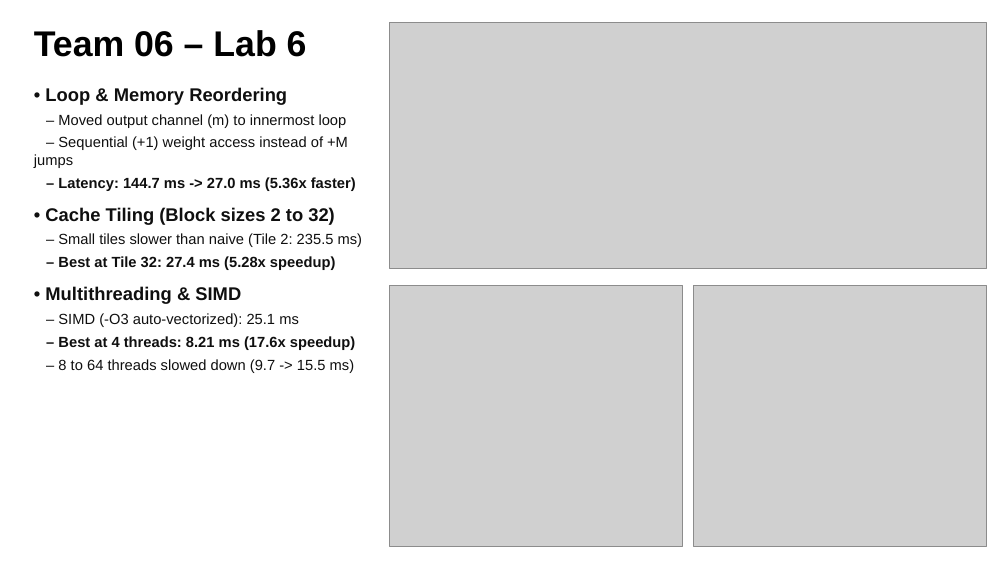
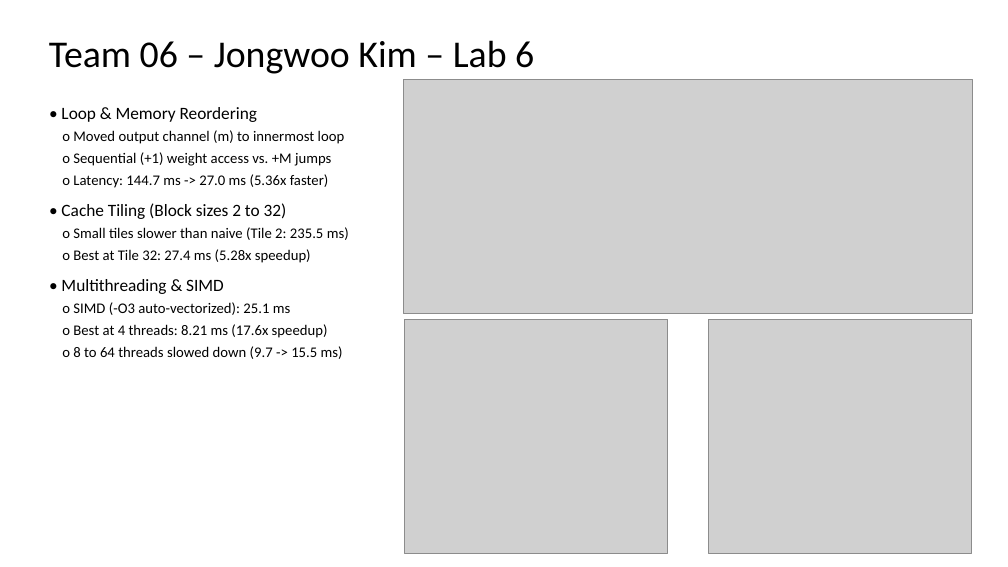
Before and after one commit to devjwk/cpre487lab1-7, a slide deck: slide 1 of Team06_Lab6_7_Demo.pptx. Drawn at 1008x567 pixels with LibreOffice and Linux fonts; fonts in the diff are those of the drawing; grey boxes stand for pictures. Boxes give left, top, right and bottom in pixels: in the first picture for what was removed or moved away, otherwise in the second. Text is boxed around its words. In the diff, an @@ line names an element or a change of style, - is before the commit and + after.

Commit message:
Match class slide deck format (Calibri Light non-bold titles & standard bullet hierarchy)

```diff
--- a/Team06_Lab6_7_Demo.pptx
+++ b/Team06_Lab6_7_Demo.pptx
@@ text at (49,40,534,74): text changed; size 34 to 36 pt; font Arial to Calibri; bold off @@
-Team 06 – Lab 6
+Team 06 – Jongwoo Kim – Lab 6
@@ picture: place and size @@
-picture at (389,23,987,268)
+picture at (403,79,972,314)
@@ text "• Loop & Memory Reordering": place and size @@
-text "• Loop & Memory Reordering" at (34,87,363,373)
+text "• Loop & Memory Reordering" at (61,107,349,359)
@@ text at (61,107,287,294): size 17.5 to 16.5 pt, font Arial to Calibri, text colour #0F0F0F to #000000, bold off in "• Loop & Memory Reordering", "• Cache Tiling (Block sizes 2 to ...", "• Multithreading & SIMD"; less space between paragraphs @@
@@ text at (62,130,345,188): text changed; font Arial to Calibri; text colour #0F0F0F to #000000 @@
-– Moved output channel (m) to innermost loop
-– Sequential (+1) weight access instead of +M jumps
-– Latency: 144.7 ms -> 27.0 ms (5.36x faster)
+o Moved output channel (m) to innermost loop
+o Sequential (+1) weight access vs. +M jumps
+o Latency: 144.7 ms -> 27.0 ms (5.36x faster)
@@ text at (62,227,349,263): text changed; font Arial to Calibri; text colour #0F0F0F to #000000 @@
-– Small tiles slower than naive (Tile 2: 235.5 ms)
-– Best at Tile 32: 27.4 ms (5.28x speedup)
+o Small tiles slower than naive (Tile 2: 235.5 ms)
+o Best at Tile 32: 27.4 ms (5.28x speedup)
@@ text at (62,302,343,359): text changed; font Arial to Calibri; text colour #0F0F0F to #000000 @@
-– SIMD (-O3 auto-vectorized): 25.1 ms
-– Best at 4 threads: 8.21 ms (17.6x speedup)
-– 8 to 64 threads slowed down (9.7 -> 15.5 ms)
+o SIMD (-O3 auto-vectorized): 25.1 ms
+o Best at 4 threads: 8.21 ms (17.6x speedup)
+o 8 to 64 threads slowed down (9.7 -> 15.5 ms)
@@ picture: place and size @@
-picture at (389,286,683,547)
+picture at (405,319,668,554)
@@ picture: place and size @@
-picture at (693,286,987,547)
+picture at (709,319,972,554)
```
Also in this commit, not shown: 3 other slides changed, 5 other files.
